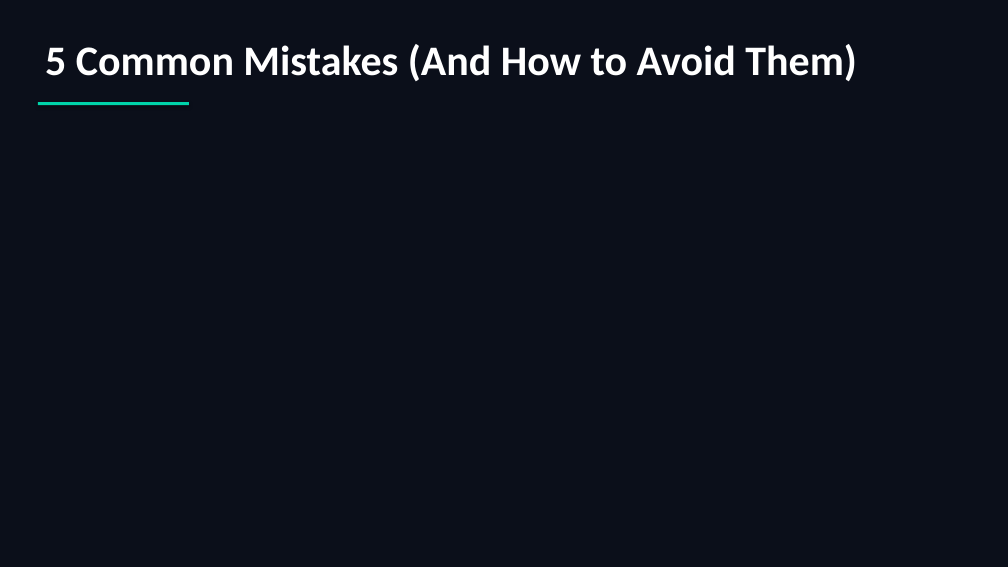
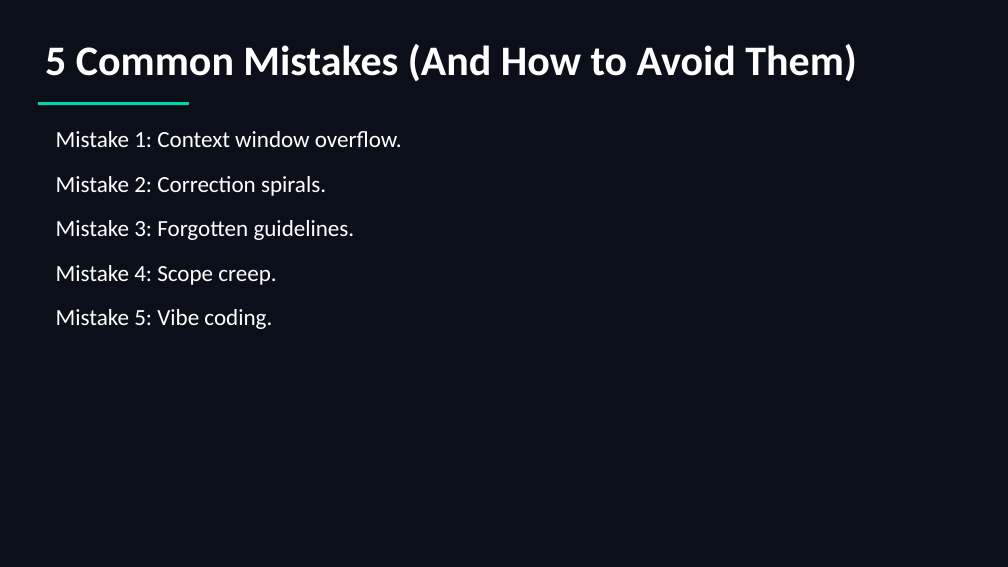
Before and after one commit to scottrhay/AIA-ClaudeCopilot, a slide deck: slide 108 of slides/Day2_Claude_Code_Fundamentals.pptx. Drawn at 1008x567 pixels with LibreOffice and Linux fonts; fonts in the diff are those of the drawing. Boxes give left, top, right and bottom in pixels: in the first picture for what was removed or moved away, otherwise in the second. Text is boxed around its words. In the diff, an @@ line names an element or a change of style, - is before the commit and + after.

```diff
--- a/slides/Day2_Claude_Code_Fundamentals.pptx
+++ b/slides/Day2_Claude_Code_Fundamentals.pptx
@@ text added at (56,131,402,329), 22 pt, text #FFFFFF @@
+Mistake 1: Context window overflow.
+Mistake 2: Correction spirals.
+Mistake 3: Forgotten guidelines.
+Mistake 4: Scope creep.
+Mistake 5: Vibe coding.
```
Also in this commit, not shown: 40 other slides changed, 1 slide added, 1 slide removed.
